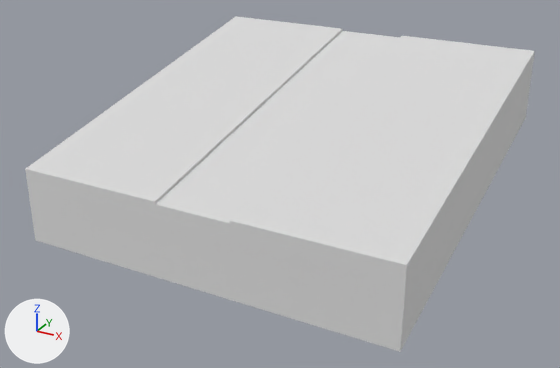
What one commit did to the glTF model public/models/tile-road-hill.glb.
The view is the same before and after, from a 50 mm lens placed at (27.5, -52.8, 22.2), pointed at (-0.5, -1.9, -3.2). The axes (+X, +Y, +Z) are drawn at lower left. The lights are the same throughout. Where no turn or scale is listed for an object, it has been applied to the vertices.

The scene before the commit, as lines of its bpy script (objects in view):
```python
me_tile_road_hill = bpy.data.meshes.new('tile-road-hill')
me_tile_road_hill.from_pydata(...)  # 32 vertices, 58 faces; spans x -15.0..15.0, y -15.0..15.0, z -6.0..6.0
me_tile_road_hill.materials.append(mat_lowpoly_colors)  # white #e7e7e7
ob_tile_road_hill = bpy.data.objects.new('tile-road-hill', me_tile_road_hill)
ob_tile_road_hill.location = (0.0, 0.0, 0.0)
```
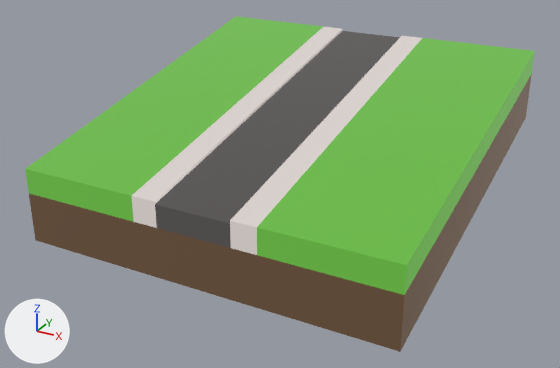
What differs and where, as boxes (x1, y1, x2, y2) in the pictures (560 x 368 px):
'tile-road-hill', recoloured
    both: (25, 16, 535, 352)

Diff of the bpy script that builds the scene:
```diff
--- a/public/models/tile-road-hill.glb.py
+++ b/public/models/tile-road-hill.glb.py
@@ img_base @@
+img_base = load_image('base', '_unpacked/base', 1024, 1024, 'sRGB')
@@ mat_lowpoly_colors_001 @@
+mat_lowpoly_colors_001 = bpy.data.materials.new('LOWPOLY-COLORS.001')
+# uses the picture img_base
@@ me_tile_road_hill @@
 me_tile_road_hill.from_pydata(...)  # 32 vertices, 58 faces; spans x -15.0..15.0, y -15.0..15.0, z -6.0..6.0
-me_tile_road_hill.materials.append(mat_lowpoly_colors)  # white #e7e7e7
+me_tile_road_hill.materials.append(mat_lowpoly_colors_001)
```
